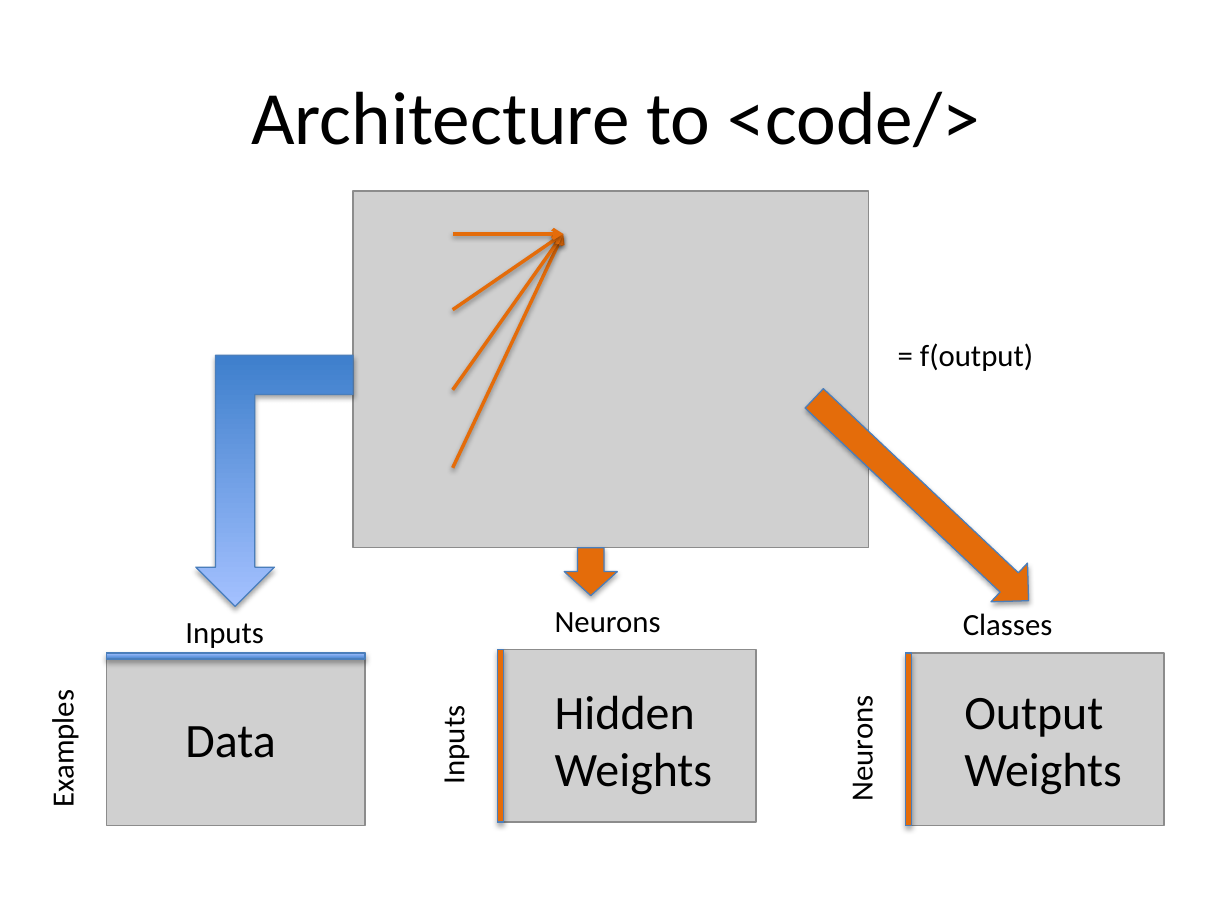
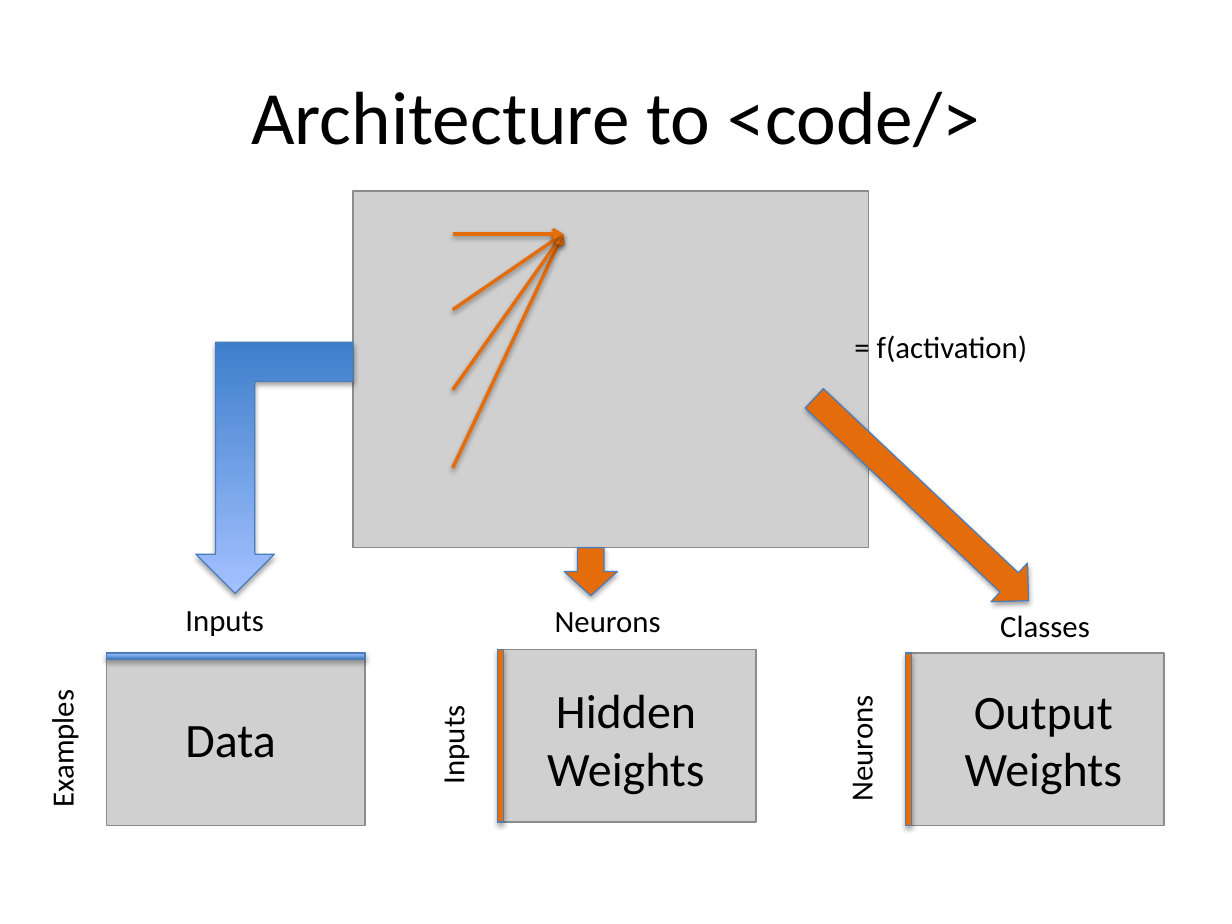
Before and after one commit to dlacombejr/MPCR_demo, a slide deck: slide 18 of aNN_presentation.pptx (slide 10 before the commit). Drawn at 1232x924 pixels with LibreOffice and Linux fonts; fonts in the diff are those of the drawing; grey boxes stand for pictures. Boxes give left, top, right and bottom in pixels: in the first picture for what was removed or moved away, otherwise in the second. Text is boxed around its words. In the diff, an @@ line names an element or a change of style, - is before the commit and + after.

```diff
--- a/aNN_presentation.pptx
+++ b/aNN_presentation.pptx
@@ bent up arrow moved from (x1=196, y1=355, x2=354, y2=606) to (x1=196, y1=342, x2=354, y2=594) @@
@@ text at (x1=877, y1=335, x2=1027, y2=362): text changed @@
-= f(output)
+= f(activation)
@@ text "Inputs" moved from (x1=185, y1=623, x2=264, y2=648) to (x1=185, y1=611, x2=264, y2=636) @@
@@ text "Classes" moved from (x1=963, y1=613, x2=1053, y2=636) to (x1=1000, y1=615, x2=1090, y2=638) @@
@@ text "Hidden" moved from (x1=555, y1=695, x2=713, y2=795) to (x1=547, y1=694, x2=705, y2=795) @@
@@ text "Hidden" at (x1=547, y1=694, x2=705, y2=795): alignment left to centre @@
@@ text "Output" at (x1=965, y1=698, x2=1123, y2=795): alignment left to centre @@
```
Also in this commit, not shown: 12 other slides changed, 9 slides added, 3 other files.
